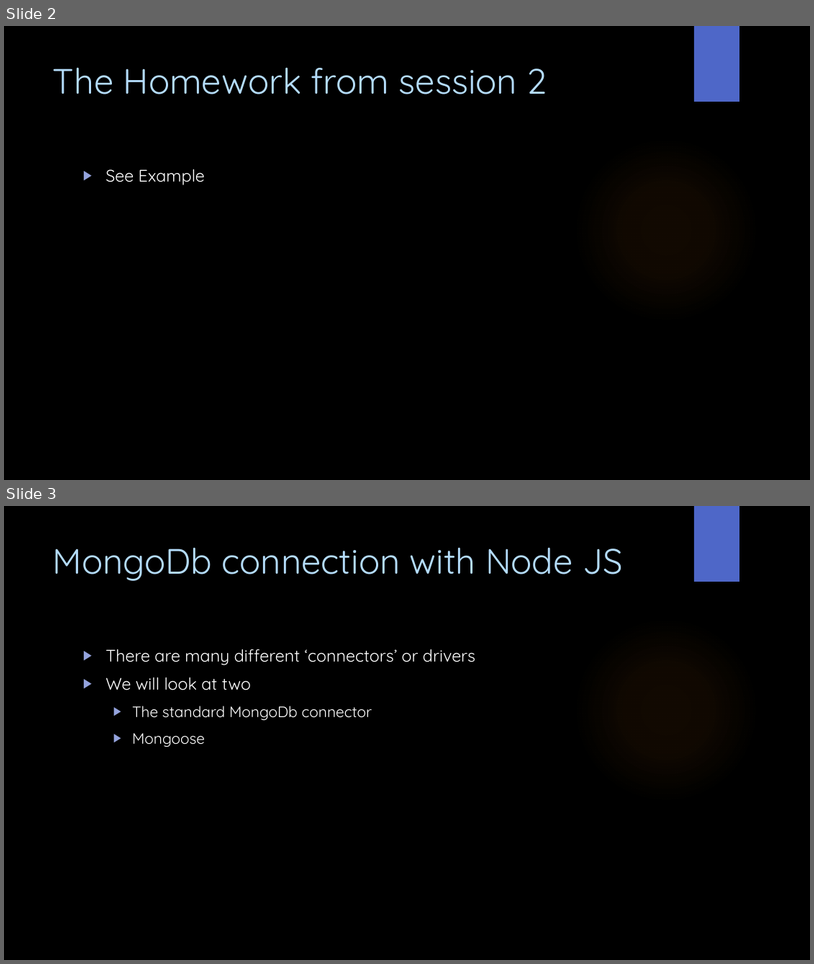
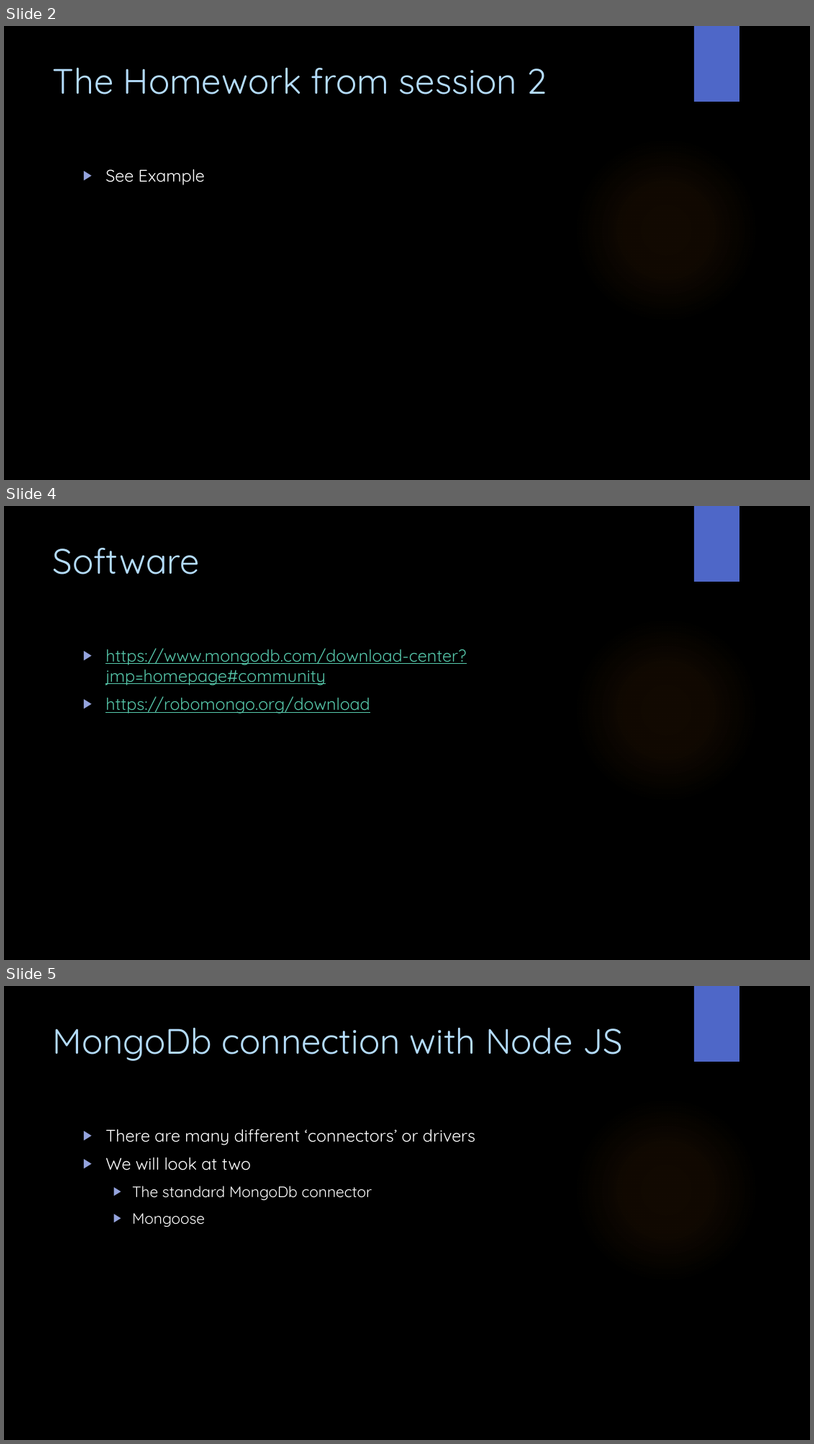
Before and after one commit to WitsSoftDev/SoftDev2016, a slide deck: Session 3/Softdev Session 3 2016.pptx. Shown one above the other, each under a label of ours: slides 2 and 3 before the commit, slides 2, 4 and 5 after it; the slides between them are not shown. The pictures are 814x964 and 814x1444 pixels, drawn with LibreOffice and Linux fonts; fonts in the diff are those of the drawing; background and template pictures are left out. Boxes give left, top, right and bottom in pixels: in the first picture for what was removed or moved away, otherwise in the second. Text is boxed around its words. In the diff, an @@ line names an element or a change of style, - is before the commit and + after.

```diff
--- a/Session 3/Softdev Session 3 2016.pptx
+++ b/Session 3/Softdev Session 3 2016.pptx
@@ slide 4 added at [4,506,810,960], background picture (left out); not listed: 2 template elements that a slide beside it also shows @@
@@ title added at [53,548,200,574], 42 pt, text #B4DCFA @@
+Software
@@ text added at [106,648,466,713], 20 pt, text #56C7AA, underline @@
+▶ https://www.mongodb.com/download-center?jmp=homepage#community
+▶ https://robomongo.org/download
@@ what was slide 3 is now slide 5 @@
```
Also in this commit, not shown: 1 slide changed, 1 other slide added.
